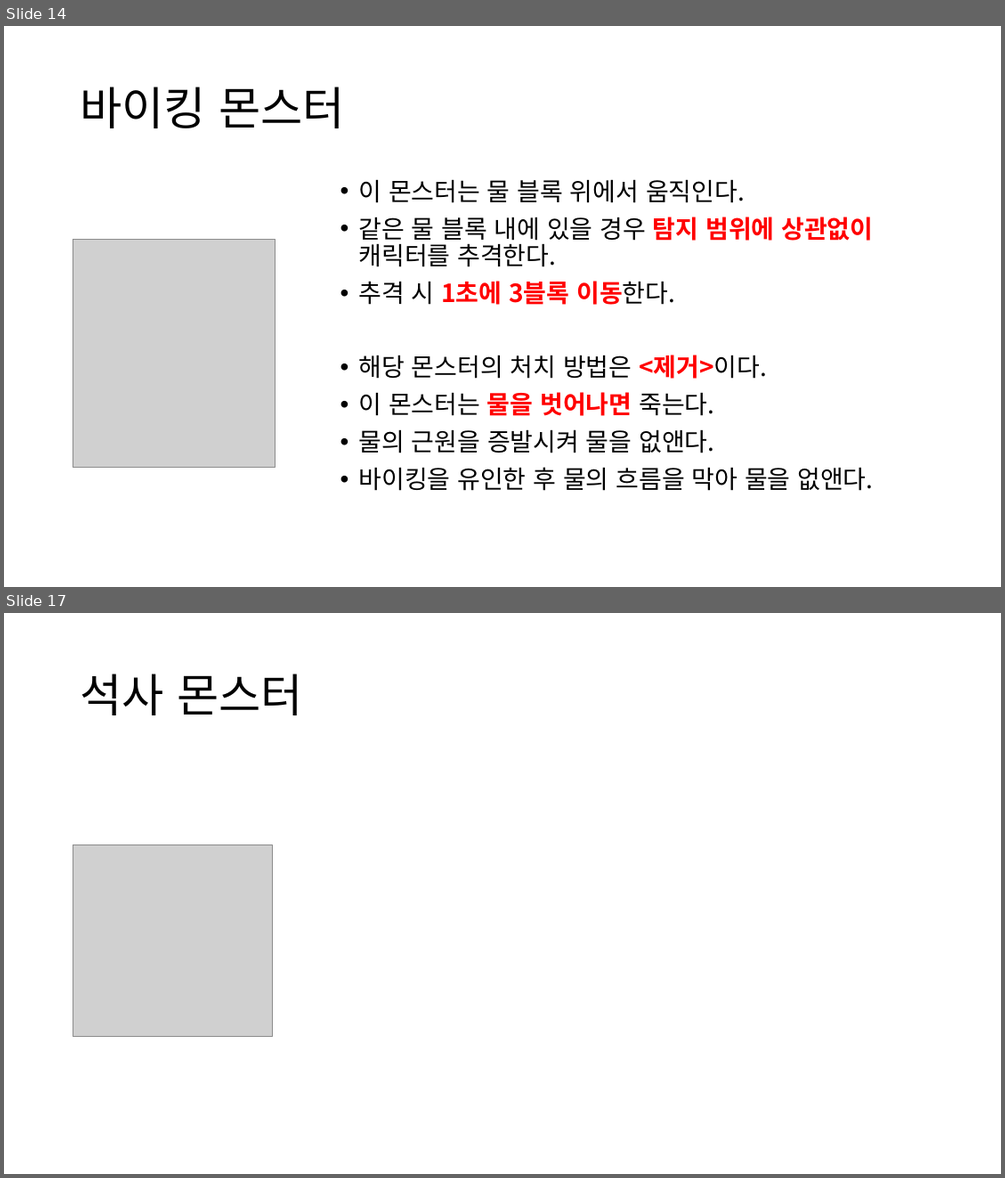
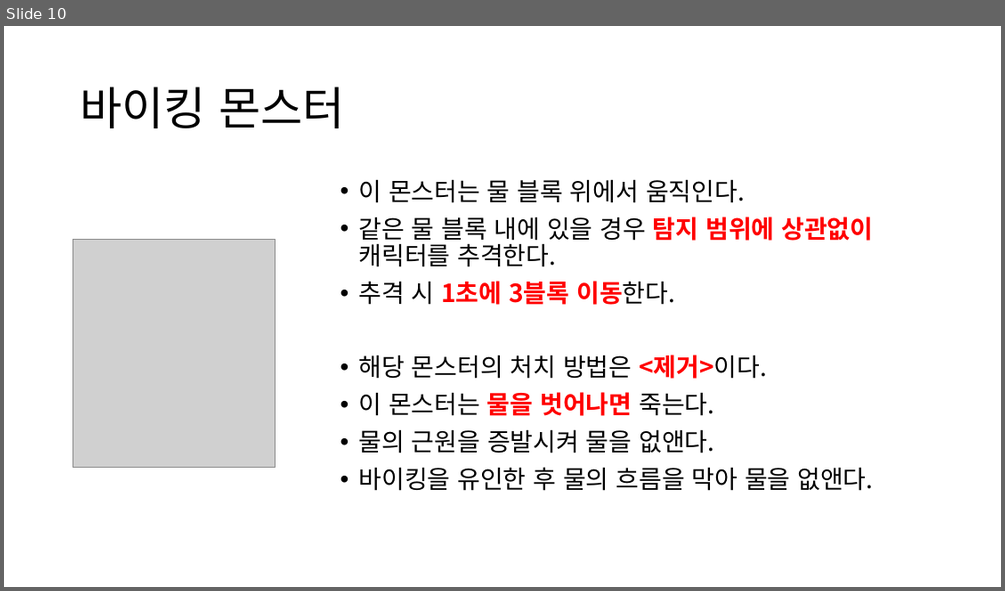
Before and after one commit to yimgunho/Witch_of_Time, a slide deck: 시간의 마녀_몬스터 기획.pptx. Shown one above the other, each under a label of ours: slides 14 and 17 before the commit, slide 10 after it; the slides between them are not shown. The pictures are 1005x1178 and 1005x591 pixels, drawn with LibreOffice and Linux fonts; fonts in the diff are those of the drawing; grey boxes stand for pictures. Boxes give left, top, right and bottom in pixels: in the first picture for what was removed or moved away, otherwise in the second. Text is boxed around its words. In the diff, an @@ line names an element or a change of style, - is before the commit and + after.

Commit message:
몬스터 기획 최종

```diff
--- a/시간의 마녀_몬스터 기획.pptx
+++ b/시간의 마녀_몬스터 기획.pptx
@@ slide 17 removed at (4,613,1001,1174), background #FFFFFF @@
@@ title removed at (80,674,303,715) @@
-석사 몬스터
@@ picture removed at (73,844,273,1036) @@
@@ what was slide 14 is now slide 10 @@
```
Also in this commit, not shown: 1 slide changed, 3 other slides removed.
